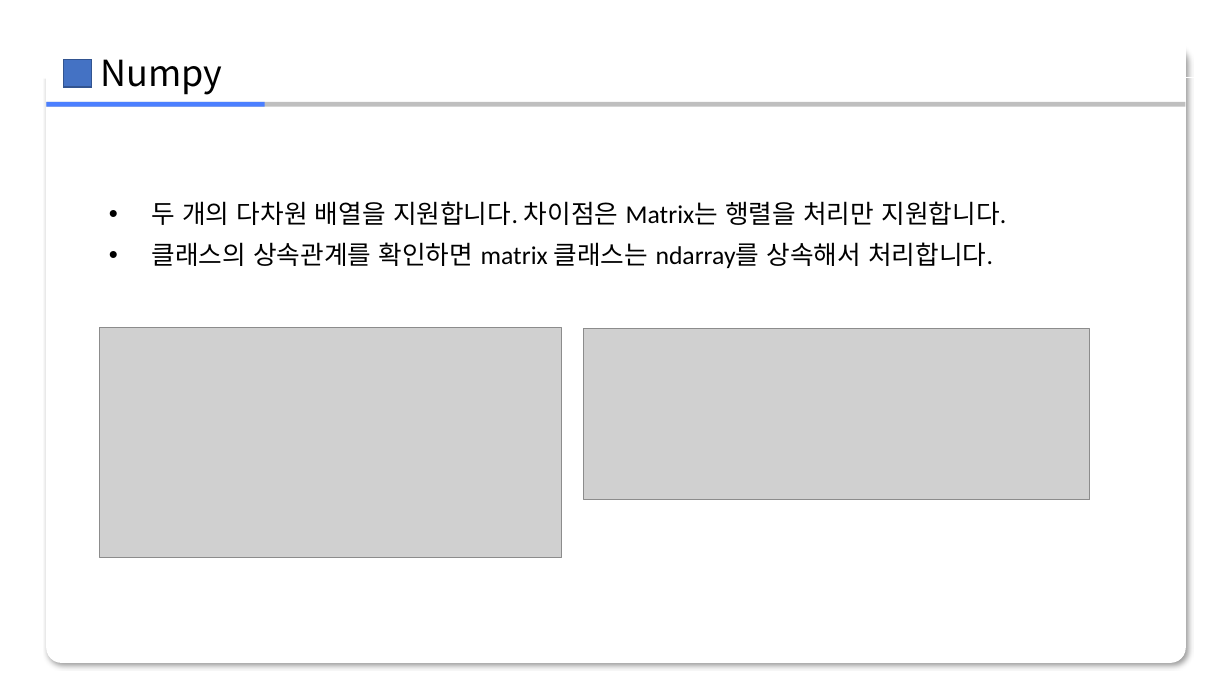
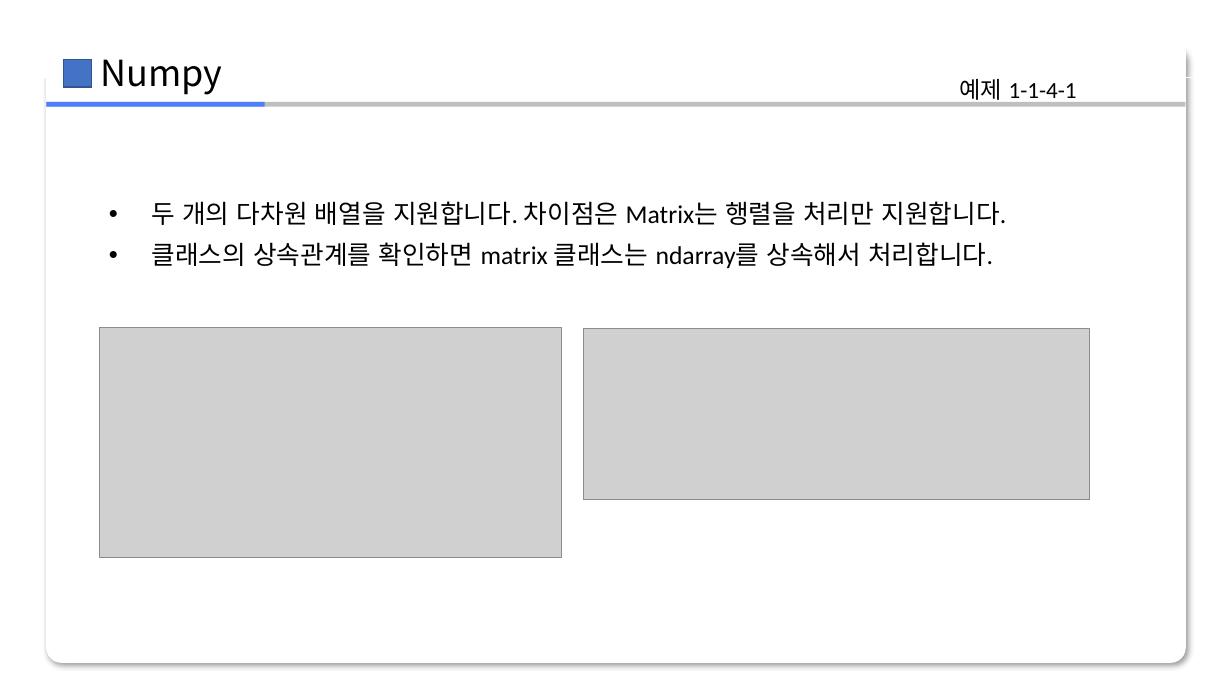
Before and after one commit to zerosum99/numpy_itple, a slide deck: slide 14 of 01장/[넘파이]01장.pptx. Drawn at 1232x693 pixels with LibreOffice and Linux fonts; fonts in the diff are those of the drawing; grey boxes stand for pictures; background and template pictures are left out. Boxes give left, top, right and bottom in pixels: in the first picture for what was removed or moved away, otherwise in the second. Text is boxed around its words. In the diff, an @@ line names an element or a change of style, - is before the commit and + after.

Commit message:
changed ppt

```diff
--- a/01장/[넘파이]01장.pptx
+++ b/01장/[넘파이]01장.pptx
@@ text added at (x1=960, y1=79, x2=1077, y2=104), 18 pt, text #000000 @@
+예제 1-1-4-1
```
